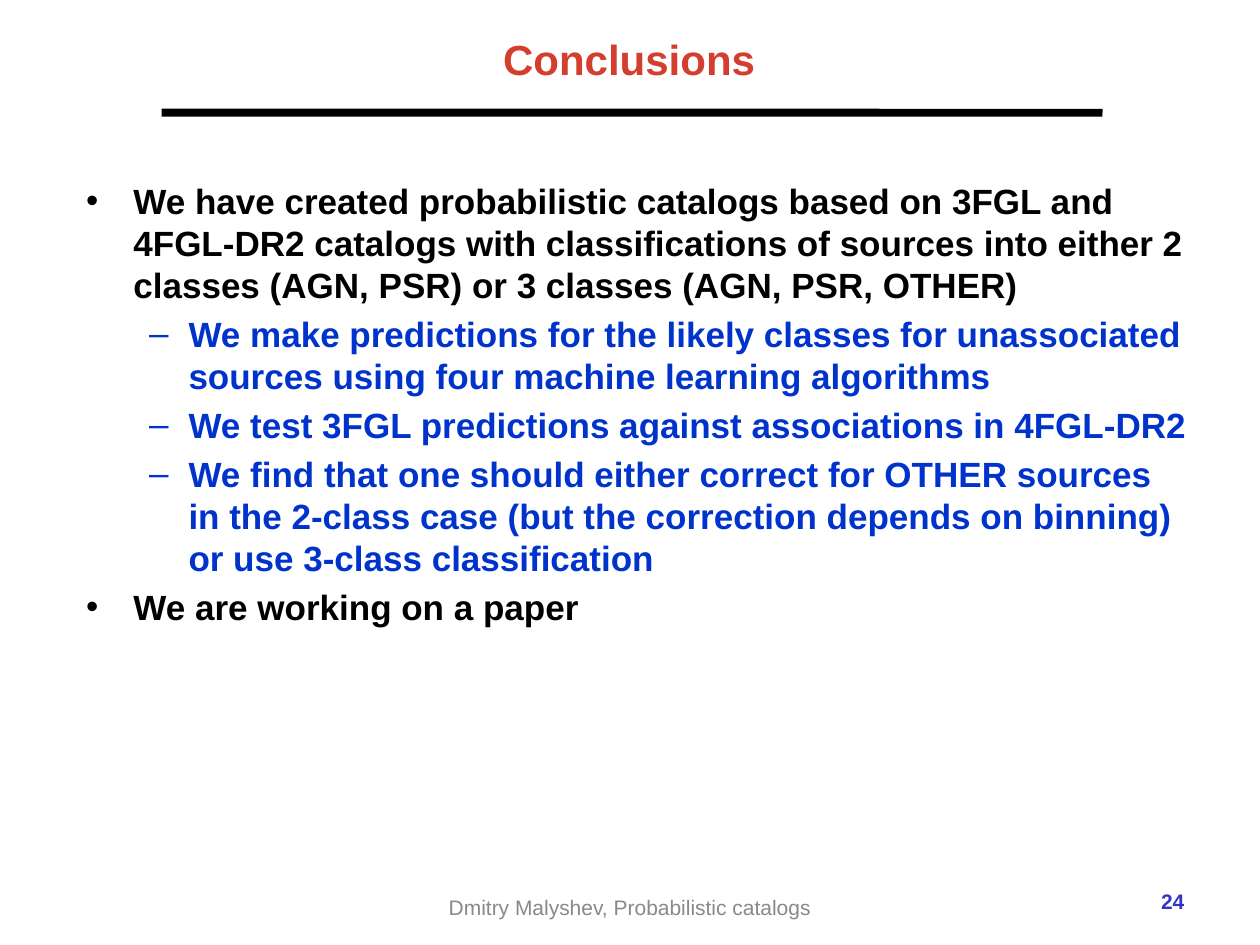
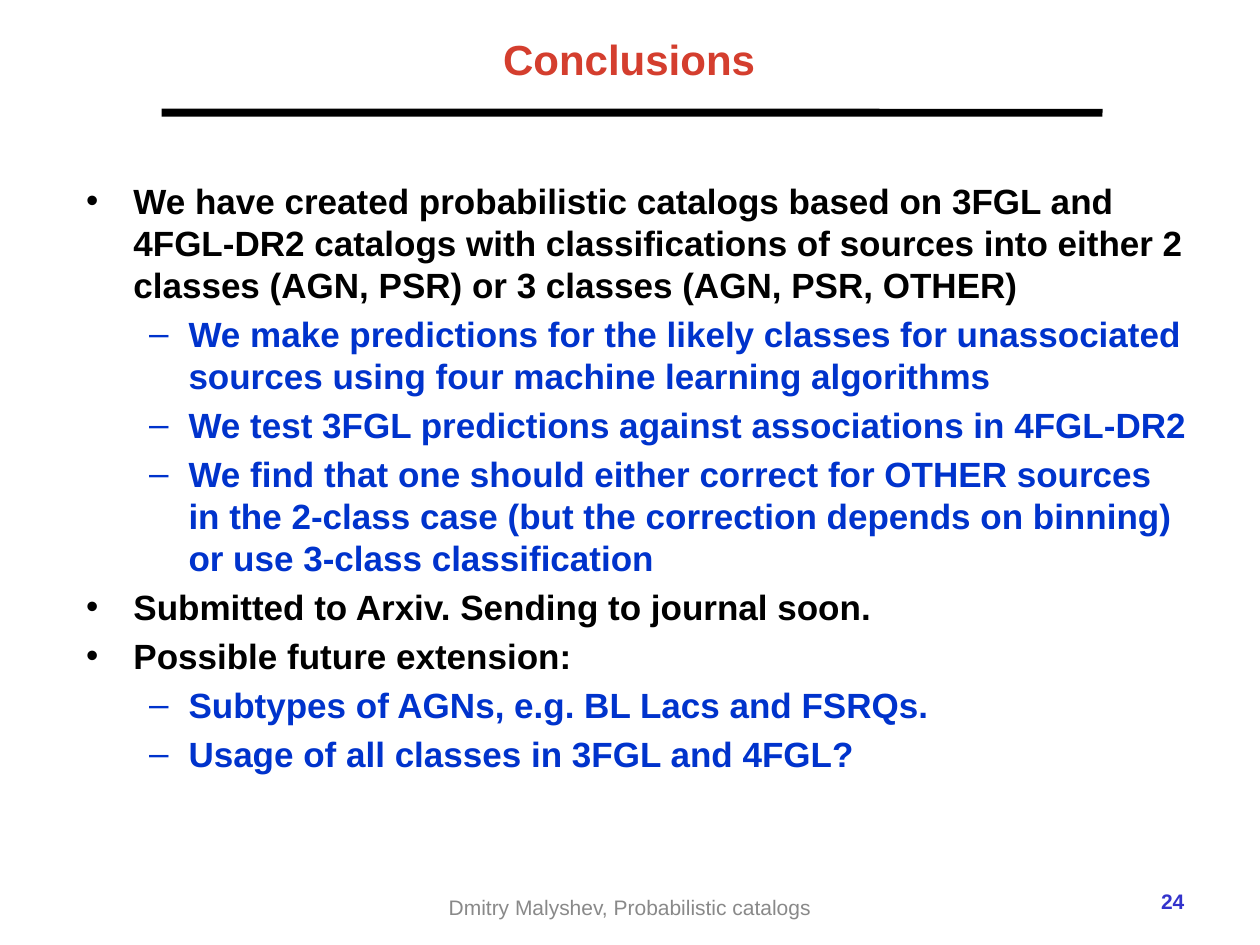
Before and after one commit to aakashbhat/Fermi-LAT, a slide deck: slide 24 of presentations/2021-02-Fermi_prob_catalog_ECAP_ML.pptx. Drawn at 1260x945 pixels with LibreOffice and Linux fonts; fonts in the diff are those of the drawing; background and template pictures are left out. Boxes give left, top, right and bottom in pixels: in the first picture for what was removed or moved away, otherwise in the second. Text is boxed around its words. In the diff, an @@ line names an element or a change of style, - is before the commit and + after.

```diff
--- a/presentations/2021-02-Fermi_prob_catalog_ECAP_ML.pptx
+++ b/presentations/2021-02-Fermi_prob_catalog_ECAP_ML.pptx
@@ text at [133,594,929,774]: text changed; text colour #000000 to #0033CC @@
-• We are working on a paper
+• Submitted to Arxiv. Sending to journal soon.
+• Possible future extension:
+  – Subtypes of AGNs, e.g. BL Lacs and FSRQs.
+  – Usage of all classes in 3FGL and 4FGL?
```
Also in this commit, not shown: 11 other files.
